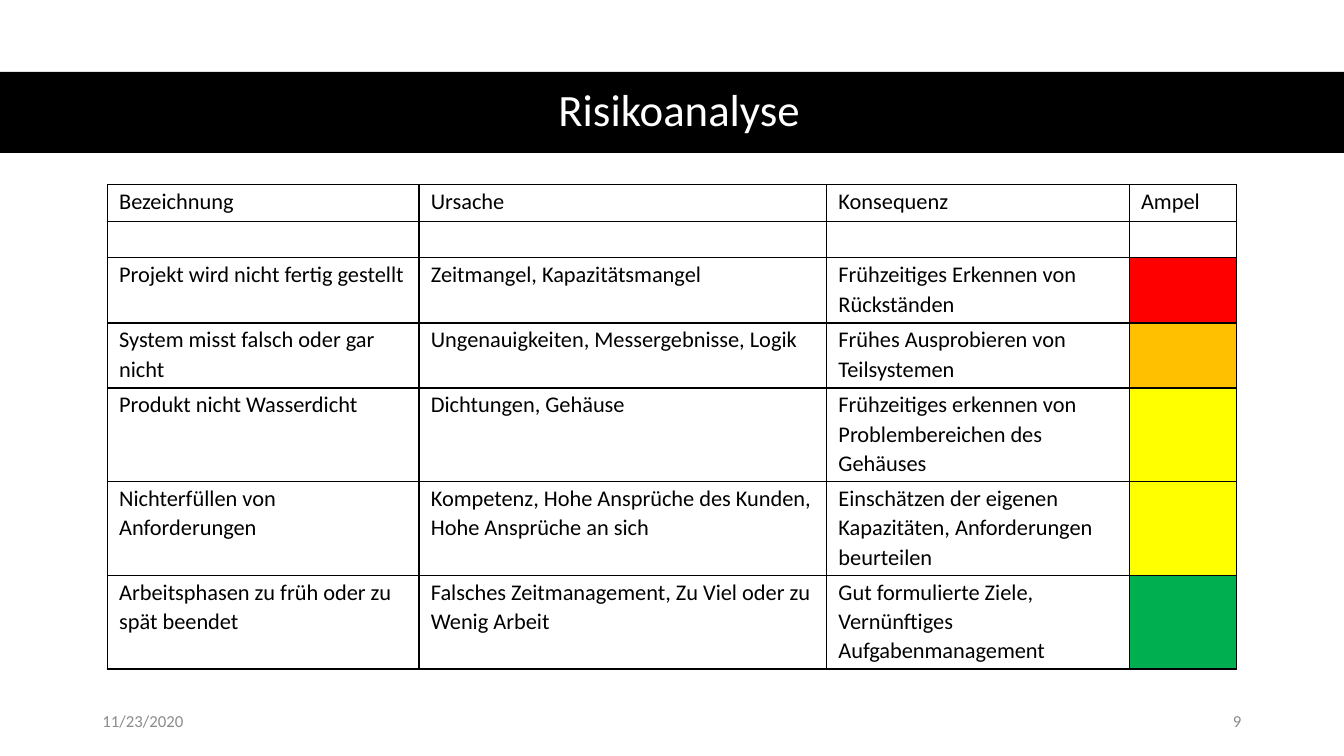
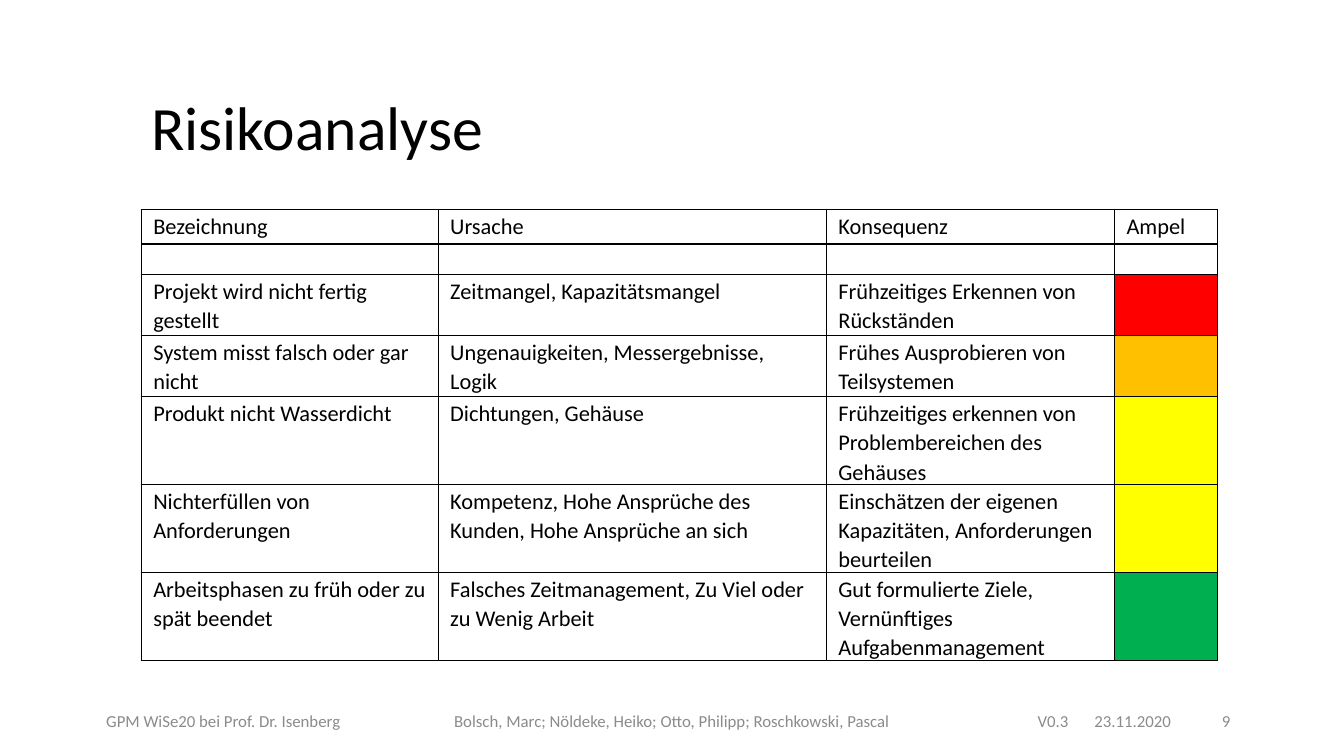
Before and after one commit to plastikpamaro/bachelorprojekt2020, a slide deck: slide 9 of 20-11-23_Statusbericht/20WiSe-GPM LightingSharks TND v0.1.pptx. Drawn at 1344x756 pixels with LibreOffice and Linux fonts; fonts in the diff are those of the drawing; background and template pictures are left out. Boxes give left, top, right and bottom in pixels: in the first picture for what was removed or moved away, otherwise in the second. Text is boxed around its words. In the diff, an @@ line names an element or a change of style, - is before the commit and + after.

```diff
--- a/20-11-23_Statusbericht/20WiSe-GPM LightingSharks TND v0.1.pptx
+++ b/20-11-23_Statusbericht/20WiSe-GPM LightingSharks TND v0.1.pptx
@@ rectangle removed at bbox=[0, 72, 1344, 153] @@
@@ text "Risikoanalyse": place and size @@
-text "Risikoanalyse" at bbox=[558, 95, 799, 134]
+text "Risikoanalyse" at bbox=[151, 107, 483, 160]
@@ text "Risikoanalyse" at bbox=[151, 107, 483, 160]: size 32 to 44 pt, text colour #FFFFFF to #000000; alignment centre to left; line spacing 0.9 to 1; vertical alignment middle to top @@
@@ table: place and size @@
-table at bbox=[107, 185, 1236, 669]
+table at bbox=[141, 210, 1218, 665]
@@ text added at bbox=[106, 715, 341, 730], 12 pt, text #8C8C8C @@
+GPM WiSe20 bei Prof. Dr. Isenberg
@@ text added at bbox=[454, 715, 889, 730], 12 pt, text #8C8C8C @@
+Bolsch, Marc; Nöldeke, Heiko; Otto, Philipp; Roschkowski, Pascal
@@ page number: place and size @@
-page number at bbox=[1233, 716, 1241, 727]
+page number at bbox=[1222, 716, 1230, 727]
@@ page number at bbox=[1222, 716, 1230, 727]: less space between paragraphs @@
@@ text added at bbox=[1038, 716, 1069, 727], 12 pt, text #8C8C8C @@
+V0.3
@@ text at bbox=[1094, 716, 1170, 727]: text changed @@
-11/23/2020
+23.11.2020
```
Also in this commit, not shown: 8 other slides changed, 1 slide added, 1 other file.
